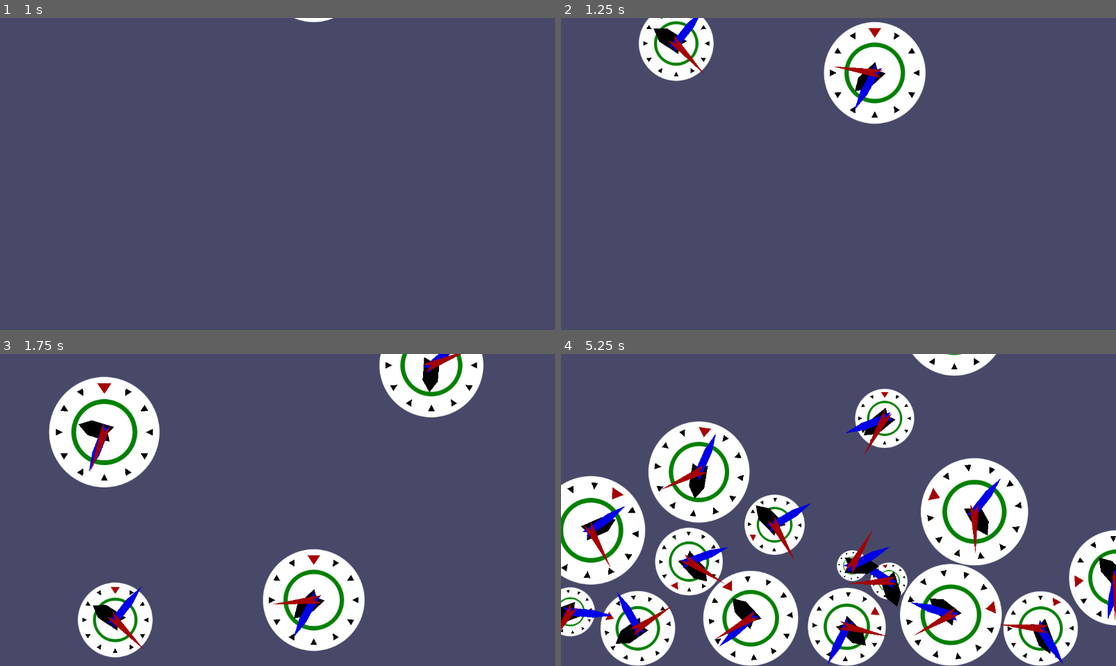
Above: before the commit, frames 1-4 (two rows, left to right).
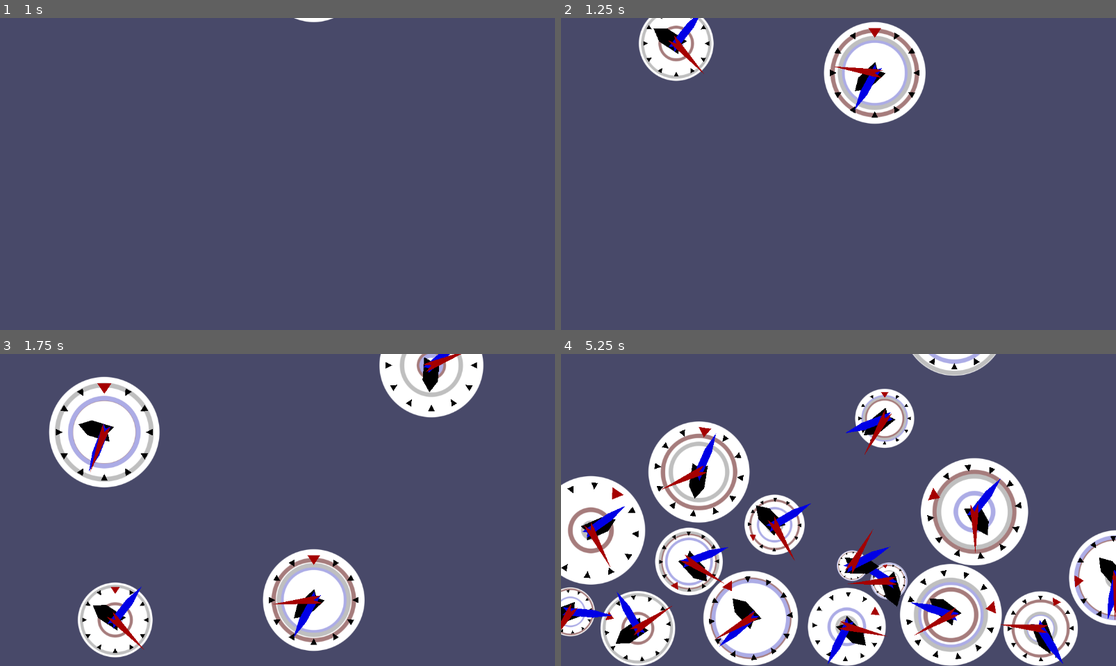
Above: after the commit, the same moments.

Repository: dylanpm90/clocks_tutorials_clc
Game: Godot game, scene res://main.tscn
Same seed, same stepped clock (60 frames per second), same inputs: the game is played once before the commit and once after it.
Inputs:
- Up to frame 1 (1 s): tap Enter at 0.5 s
- Up to frame 2 (1.25 s): no input
- Up to frame 3 (1.75 s): no input
- Up to frame 4 (5.25 s): no input

Frame 1 is identical in both runs. In frame 2, 2.5% of the frame differs, in the area x 14-65%, y 0-32%; in frame 3, 4.7%; in frame 4, 11%, in the area x 0-100%, y 0-100%.

Commit message:
finish part 3
added 3 colored rings which correspond with position of the arms of the clock. Added uniforms to the inspector tab for the clock visualizer node.

Diff:
--- a/clock.gd
+++ b/clock.gd
@@ -50,10 +50,12 @@
 func _process(delta: float) -> void:
 	seconds += delta * time_scale
 	var s := fmod(seconds, 60.0) / 60.0
+	var m := fmod(seconds / 60.0, 60.0) / 60.0
+	var h := fmod(seconds / 3600.0, 12.0) / 12.0
 	second_arm.rotation = s * TAU
-	minute_arm.rotation = fmod(seconds / 60.0, 60.0) * TAU / 60.0
-	hour_arm.rotation = fmod(seconds / 3600.0, 12.0) * TAU / 12.0
-	visualization.self_modulate = Color.from_hsv(s, 0.25, 1.0)
+	minute_arm.rotation = m * TAU
+	hour_arm.rotation = h * TAU
+	visualization.self_modulate = Color(s, m, h)
 
 func set_uniform_scale(scale_factor: float) -> void:
 	var scale_vector = Vector2(scale_factor, scale_factor)
--- a/clock.gdshader
+++ b/clock.gdshader
@@ -1,7 +1,13 @@
 shader_type canvas_item;
+
+uniform vec3 second_color : source_color = vec3(0.5, 0.0, 0.0);
+uniform vec3 minute_color : source_color = vec3(0.0, 0.5, 0.0);
+uniform vec3 hour_color : source_color = vec3(0.0, 0.0, 0.5);
 
 const float RING_THICKNESS = 0.1;
 const float SMOOTHING = 1.5;
+
+varying flat vec3 clock_data;
 
 float smooth_above(float threshold, float value) {
 	return smoothstep(threshold, threshold + fwidth(SMOOTHING * value), value);
@@ -18,11 +24,22 @@
 	);
 }
 
+vec3 add_ring(vec3 color, vec3 ring_color, float start_radius, float radius) {
+	return mix(color, ring_color, get_ring_weight(start_radius, radius));
+}
+
+void vertex() {
+	clock_data = COLOR.rgb;
+}
+
 void fragment() {
 	// Clock radius at fragment, normalized so it is 1.0 at its face edge.
 	float radius = 2.0 * distance(UV, vec2(0.5));
 	COLOR = vec4(1.0);
-	float mixer = get_ring_weight(0.5, radius);
-	COLOR.rgb = mix(COLOR.rgb, vec3(0.0, 0.5, 0.0), mixer);
+	//float mixer = get_ring_weight(clock_data, radius);
+	//COLOR.rgb = mix(COLOR.rgb, vec3(0.0, 0.5, 0.0), mixer);
+	COLOR.rgb = add_ring(COLOR.rgb, second_color, clock_data.x, radius);
+	COLOR.rgb = add_ring(COLOR.rgb, minute_color, clock_data.y, radius);
+	COLOR.rgb = add_ring(COLOR.rgb, hour_color, clock_data.z, radius);
 	COLOR.a = smooth_below(1.0, radius);
 }
--- a/clock.tscn
+++ b/clock.tscn
@@ -13,6 +13,9 @@
 
 [sub_resource type="ShaderMaterial" id="ShaderMaterial_4n1wf"]
 shader = ExtResource("1_kig64")
+shader_parameter/second_color = Color(0.6509804, 0.4862745, 0.4862745, 1)
+shader_parameter/minute_color = Color(0.6745098, 0.6745098, 0.9019608, 1)
+shader_parameter/hour_color = Color(0.7490196, 0.7490196, 0.7490196, 1)
 
 [sub_resource type="Gradient" id="Gradient_5rrw5"]
 offsets = PackedFloat32Array(0.98, 1)
--- a/project.godot
+++ b/project.godot
@@ -11,6 +11,10 @@
 [application]
 
 config/name="Clocks with Rings 3"
+config/description="3.1 Ring for second arm.
+3.2 Three rings
+3.3 Ring colors"
+config/version="1"
 run/main_scene="uid://3sed6wqjxdbe"
 config/features=PackedStringArray("4.6", "Forward Plus")
 config/icon="res://icon.svg"
